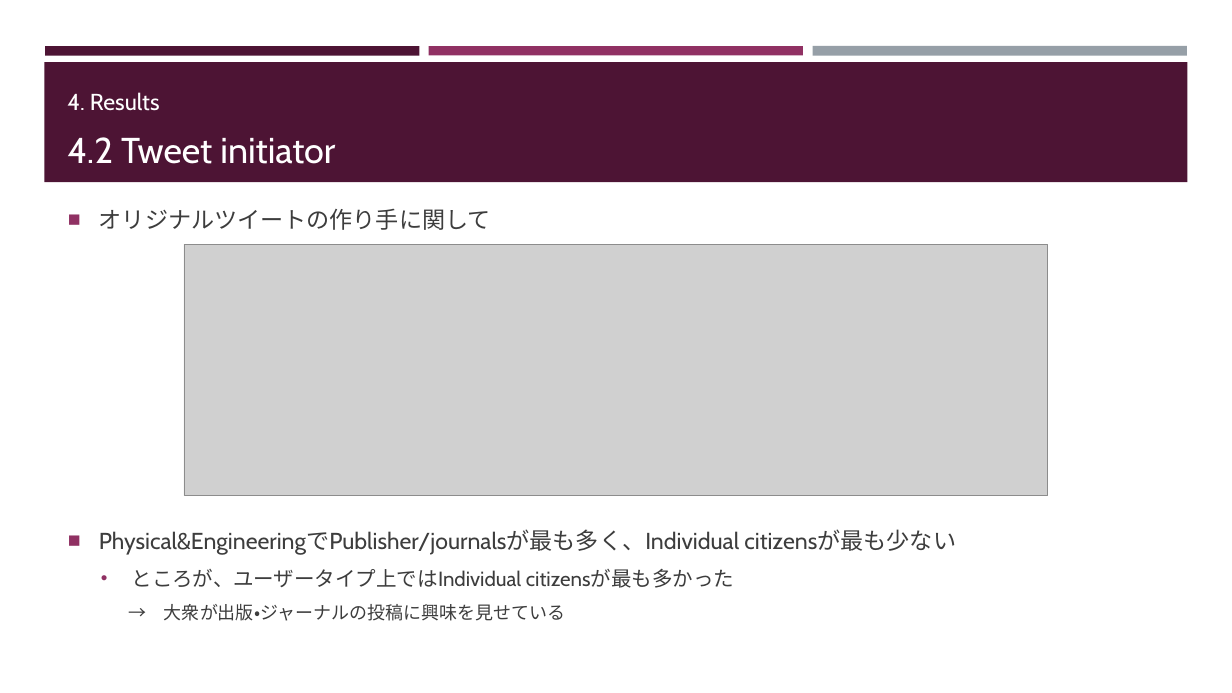
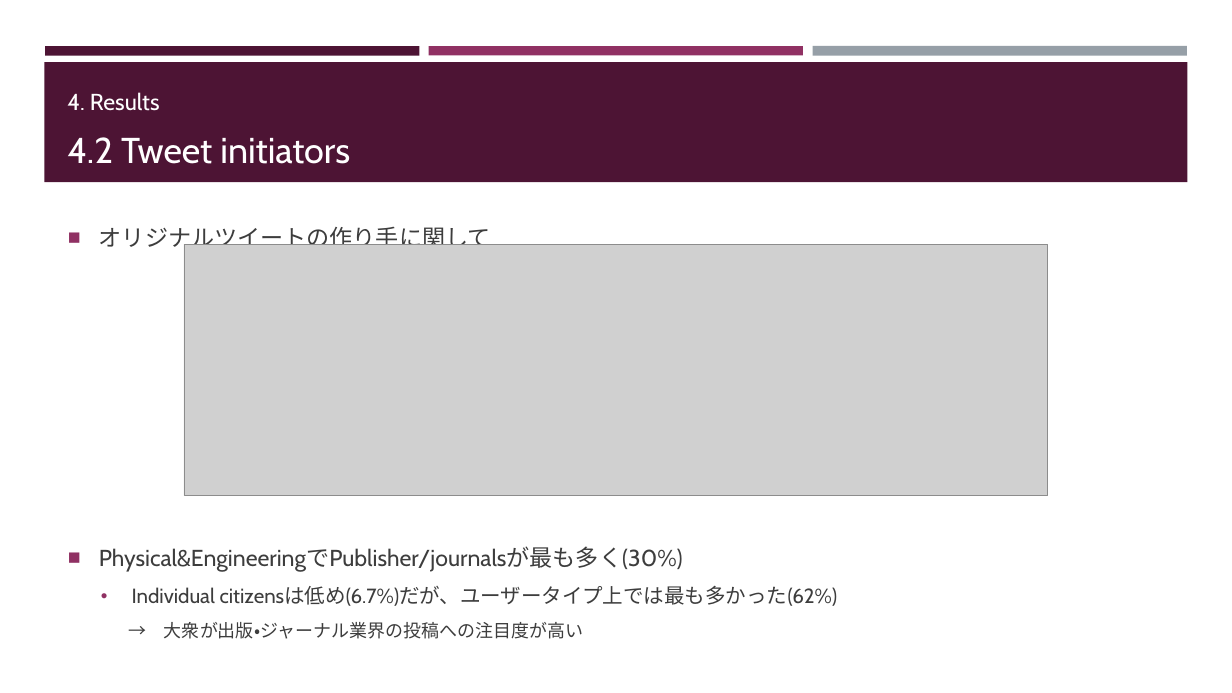
Before and after one commit to Hweemyoung/mastersdegree, a slide deck: slide 11 of altmetrics/presen/paper_review_2/paper_review_2.pptx (slide 10 before the commit). Drawn at 1232x693 pixels with LibreOffice and Linux fonts; fonts in the diff are those of the drawing; grey boxes stand for pictures. Boxes give left, top, right and bottom in pixels: in the first picture for what was removed or moved away, otherwise in the second. Text is boxed around its words. In the diff, an @@ line names an element or a change of style, - is before the commit and + after.

```diff
--- a/altmetrics/presen/paper_review_2/paper_review_2.pptx
+++ b/altmetrics/presen/paper_review_2/paper_review_2.pptx
@@ text at (67, 137, 350, 164): text changed @@
-4.2 Tweet initiator
+4.2 Tweet initiators
@@ text at (99, 547, 838, 639): text changed; size 18 to 16 pt @@
-■ Physical&EngineeringでPublisher/journalsが最も多く、Individual citizensが最も少ない
-  • ところが、ユーザータイプ上ではIndividual citizensが最も多かった
-    → 大衆が出版・ジャーナルの投稿に興味を見せている
+■ Physical&EngineeringでPublisher/journalsが最も多く(30%)
+  • Individual citizensは低め(6.7%)だが、ユーザータイプ上では最も多かった(62%)
+    → 大衆が出版・ジャーナル業界の投稿への注目度が高い
```
Also in this commit, not shown: 6 other slides changed, 1 slide added, 3 other files.
